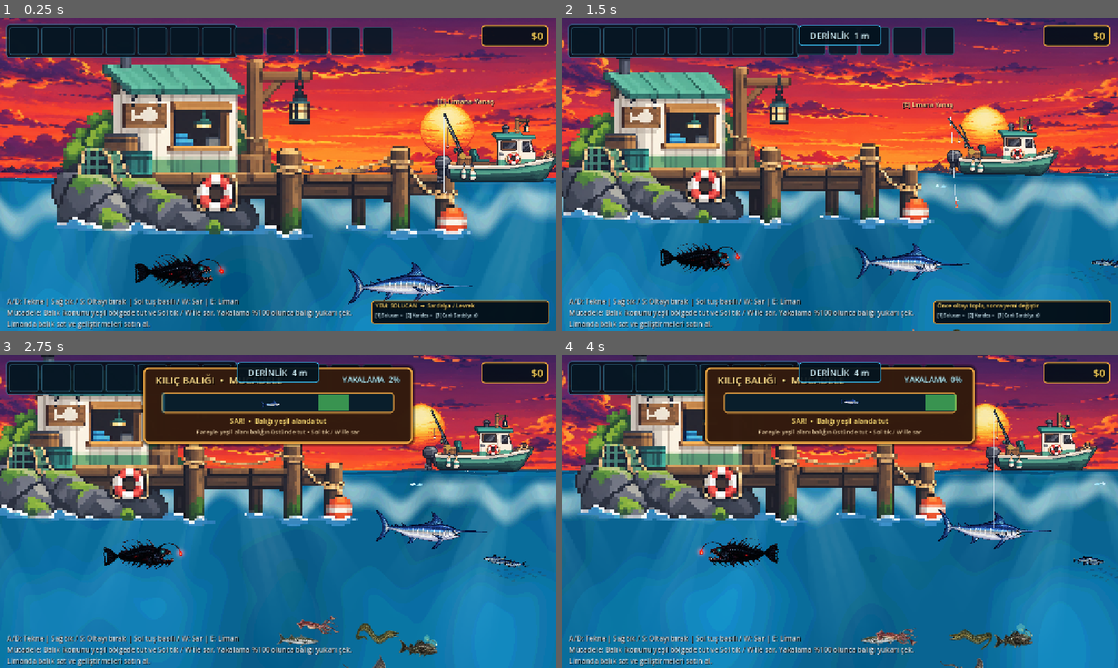
Above: before the commit, frames 1-4 (two rows, left to right).
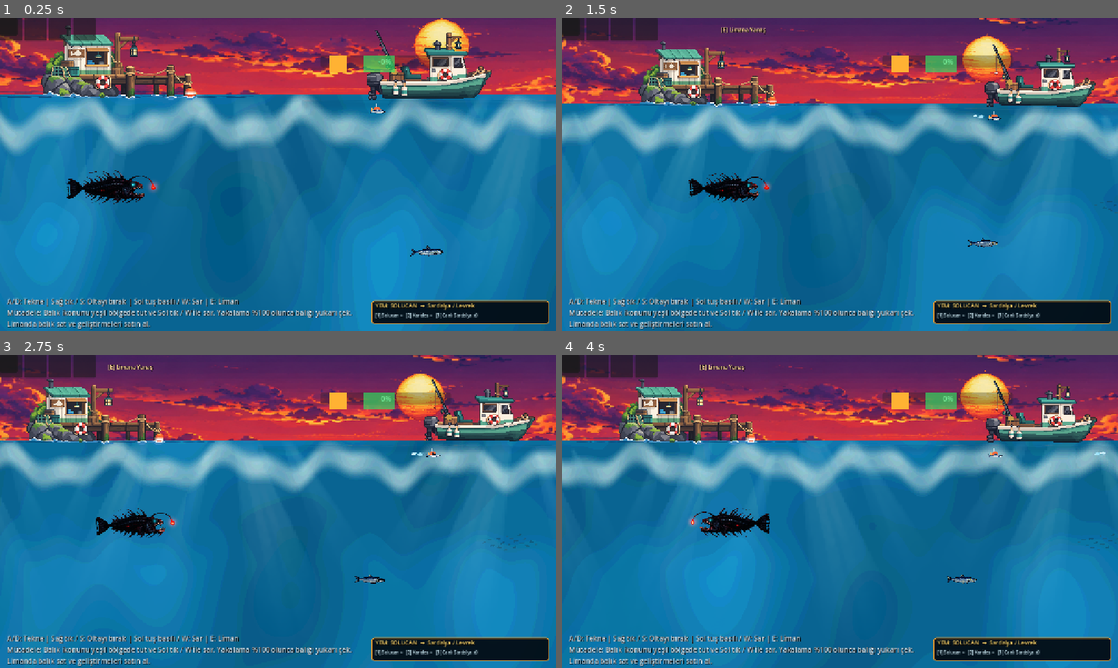
Above: after the commit, the same moments.

Repository: mirackayademir/TinyFisher
Game: Godot game, scene res://scenes/world.tscn
Same seed, same stepped clock (60 frames per second), same inputs: the game is played once before the commit and once after it.
Inputs (mouse positions are in pixels of both pictures, inside the frame that each line leads up to):
- Up to frame 1 (0.25 s): no input
- Up to frame 2 (1.5 s): tap Enter at 0.5 s; move the mouse to (962, 158) at 0.52 s; hold D (move_right) 0.53-1.28 s; tap E (dock) at 0.6 s; click (962, 158) at 0.67 s; move the mouse to (728, 190) at 1.27 s; hold S from 1.28 s (still down); tap 1 at 1.35 s
- Up to frame 3 (2.75 s): move the mouse to (333, 442) at 2.02 s; release S at 2.03 s; hold D (move_right) from 2.03 s (still down); tap 2 at 2.1 s
- Up to frame 4 (4 s): move the mouse to (812, 574) at 2.77 s; release D (move_right) at 2.78 s; hold W 2.78-3.53 s; tap 3 at 2.85 s; click (812, 574) at 2.92 s; move the mouse to (1006, 558) at 3.52 s; hold A (move_left) from 3.53 s (still down); tap E (dock) at 3.6 s

The runs differ from the first frame. In frame 1, 66% of the frame differs, in the area x 0-100%, y 0-100%; in frame 2, 61%; in frame 3, 51%; in frame 4, 51%.
Error after the commit: Parse Error: Could not preload resource script "res://scenes/fish_catalog.gd". (res://scenes/hook.gd:3)

Commit message:
chore: remove anglerfish from active roster

Diff:
--- a/scenes/fish_catalog.gd
+++ b/scenes/fish_catalog.gd
@@ -14,7 +14,6 @@
 	"Ton Balığı",
 	"Köpekbalığı",
 	"Kılıç Balığı",
-	"Fener Balığı",
 	"Barakuda",
 	"Müren",
 	"Vatoz",
@@ -189,32 +188,6 @@
 		"tension": [31.0, 22.0, 12.0],
 		"asset_status": "animated_user_art_harbor_test"
 	},
-	"Fener Balığı": {
-		"value": 300,
-		"habitat": "Karanlık derinlik",
-		"depth_label": "15–20 m (TEST)",
-		"texture_path": "res://generation/fish/fener_baligi.svg",
-		"behavior_id": "hover",
-		"target_count": 3,
-		"spawn_x": [5900.0, 10000.0],
-		"spawn_y": [820.0, 980.0],
-		"speed": [28.0, 38.0],
-		"distance": [180.0, 330.0],
-		"bob": [10.0, 14.0],
-		"visual_scale": 0.43,
-		"swim_wave_speed": 1.75,
-		"swim_wave_angle": 3.0,
-		"acceleration": 70.0,
-		"vertical_response": 20.0,
-		"turn_roll": 7.0,
-		"tail_strength": 10.0,
-		"tail_speed": 3.2,
-		"body_strength": 2.8,
-		"collision": [120.0, 84.0],
-		"hook_struggle_angle": 15.0,
-		"fight": [180.0, 0.50, 18.0, 31.0, 56.0],
-		"tension": [31.0, 22.0, 11.0]
-	}
 	,
 	"Barakuda": {
 		"value": 160,
Not shown, changed: generation/ASSET_LIST.md
